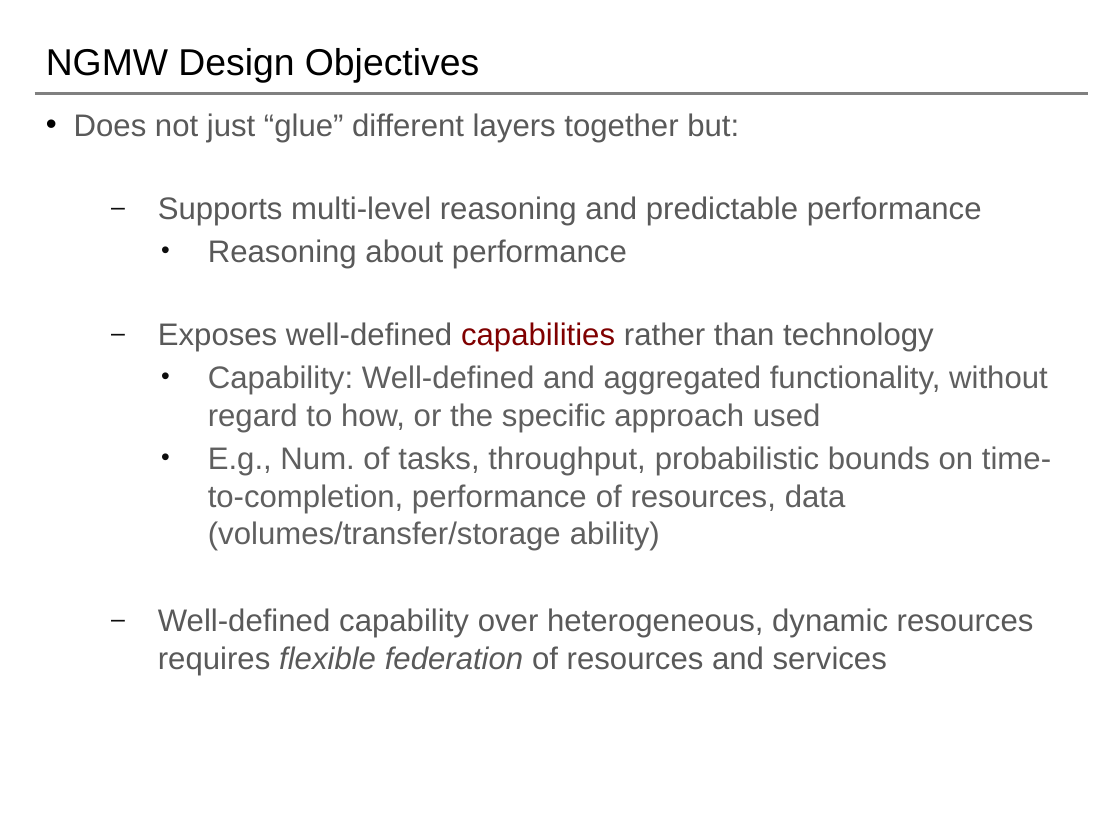
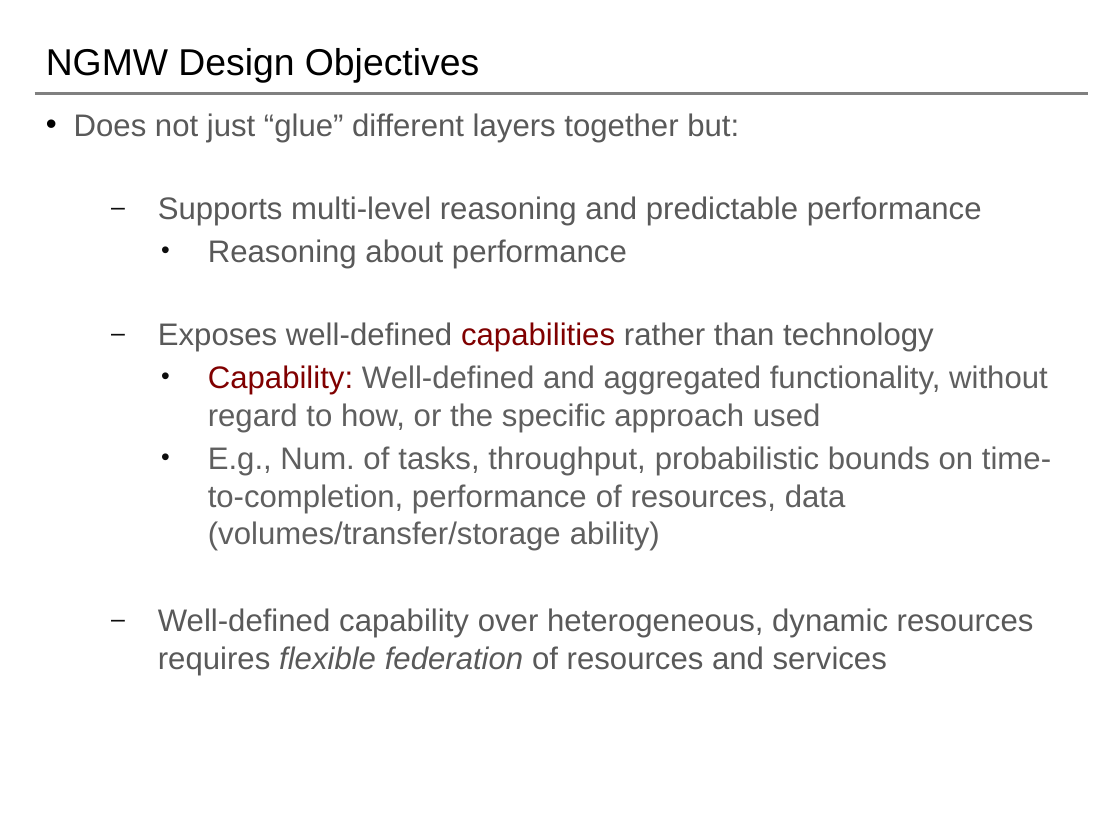
Before and after one commit to saga-project/NGMW, a slide deck: slide 8 of presentations/radical-modsim.pptx. Drawn at 1120x840 pixels with LibreOffice and Linux fonts; fonts in the diff are those of the drawing; background and template pictures are left out. Boxes give left, top, right and bottom in pixels: in the first picture for what was removed or moved away, otherwise in the second. Text is boxed around its words. In the diff, an @@ line names an element or a change of style, - is before the commit and + after.

```diff
--- a/presentations/radical-modsim.pptx
+++ b/presentations/radical-modsim.pptx
@@ text at box(208, 365, 1048, 432): text colour #5F5F5F to #800000 in "Capability:" @@
```
Also in this commit, not shown: 5 other slides changed.
